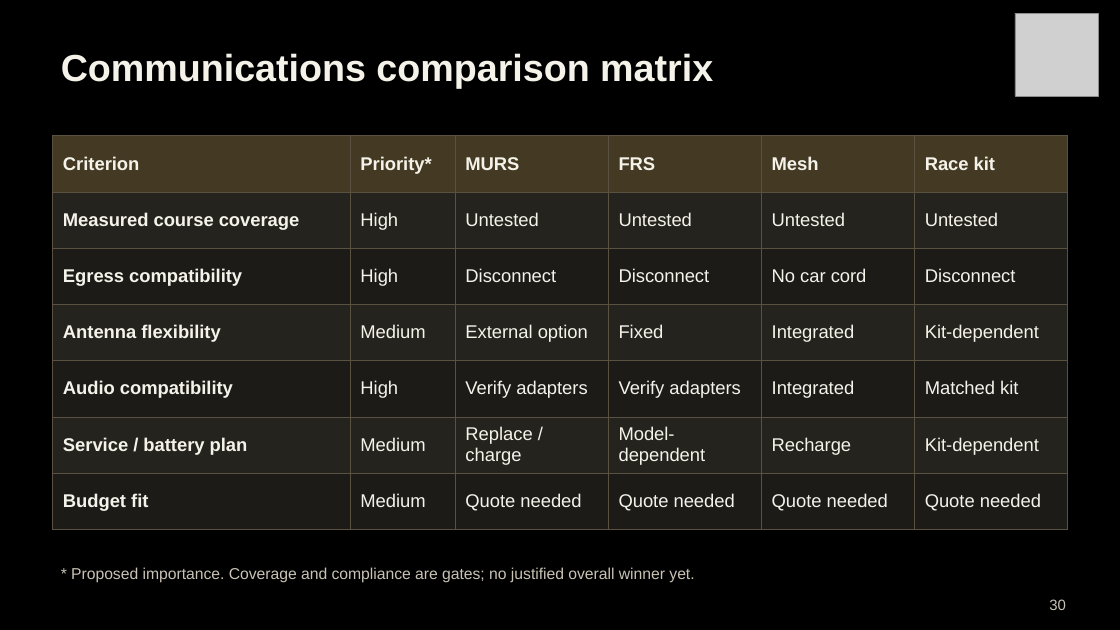
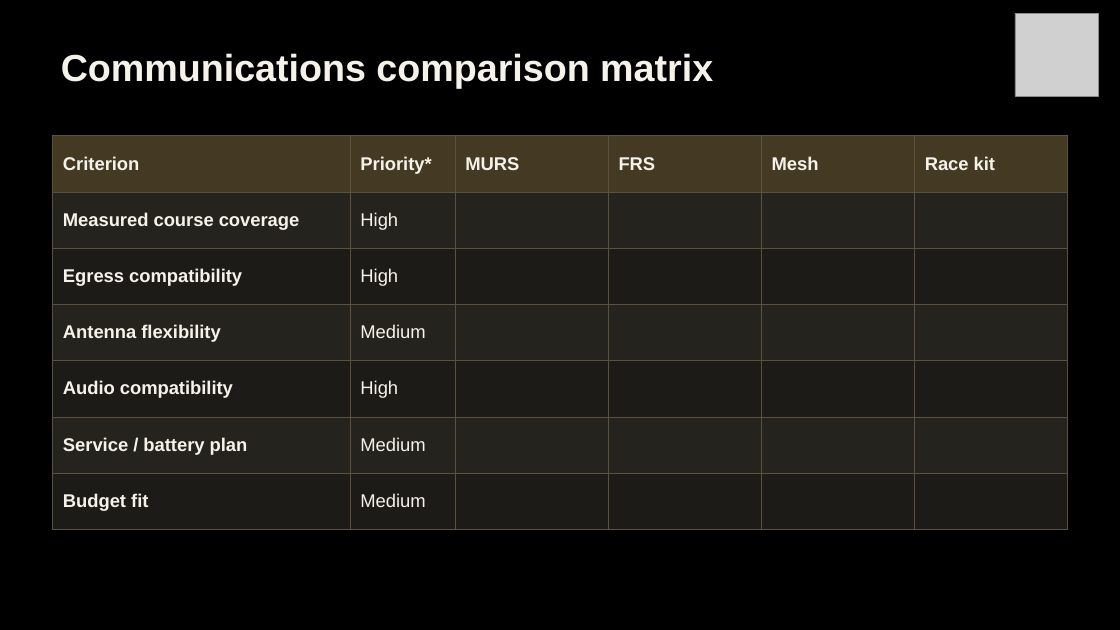
Before and after one commit to Polowater123/Aggie-Baja-Controls-The-A.B.C.-, a slide deck: slide 24 of PDR Draft.pptx (slide 30 before the commit). Drawn at 1120x630 pixels with LibreOffice and Linux fonts; fonts in the diff are those of the drawing; grey boxes stand for pictures. Boxes give left, top, right and bottom in pixels: in the first picture for what was removed or moved away, otherwise in the second. Text is boxed around its words. In the diff, an @@ line names an element or a change of style, - is before the commit and + after.

```diff
--- a/PDR Draft.pptx
+++ b/PDR Draft.pptx
@@ table at (52,135,1066,529) @@
-row 2: Measured course coverage | High | Untested | Untested | Untested | Untested
+row 2: Measured course coverage | High |  |  |  | 
-row 3: Egress compatibility | High | Disconnect | Disconnect | No car cord | Disconnect
+row 3: Egress compatibility | High |  |  |  | 
-row 4: Antenna flexibility | Medium | External option | Fixed | Integrated | Kit-dependent
+row 4: Antenna flexibility | Medium |  |  |  | 
-row 5: Audio compatibility | High | Verify adapters | Verify adapters | Integrated | Matched kit
+row 5: Audio compatibility | High |  |  |  | 
-row 6: Service / battery plan | Medium | Replace / charge | Model-dependent | Recharge | Kit-dependent
+row 6: Service / battery plan | Medium |  |  |  | 
-row 7: Budget fit | Medium | Quote needed | Quote needed | Quote needed | Quote needed
+row 7: Budget fit | Medium |  |  |  | 
@@ text removed at (71,567,694,583) @@
-* Proposed importance. Coverage and compliance are gates; no justified overall winner yet.
@@ text removed at (1049,599,1066,610) @@
-30
```
Also in this commit, not shown: 37 other slides changed, 2 slides added, 15 slides removed, 1 other file.
